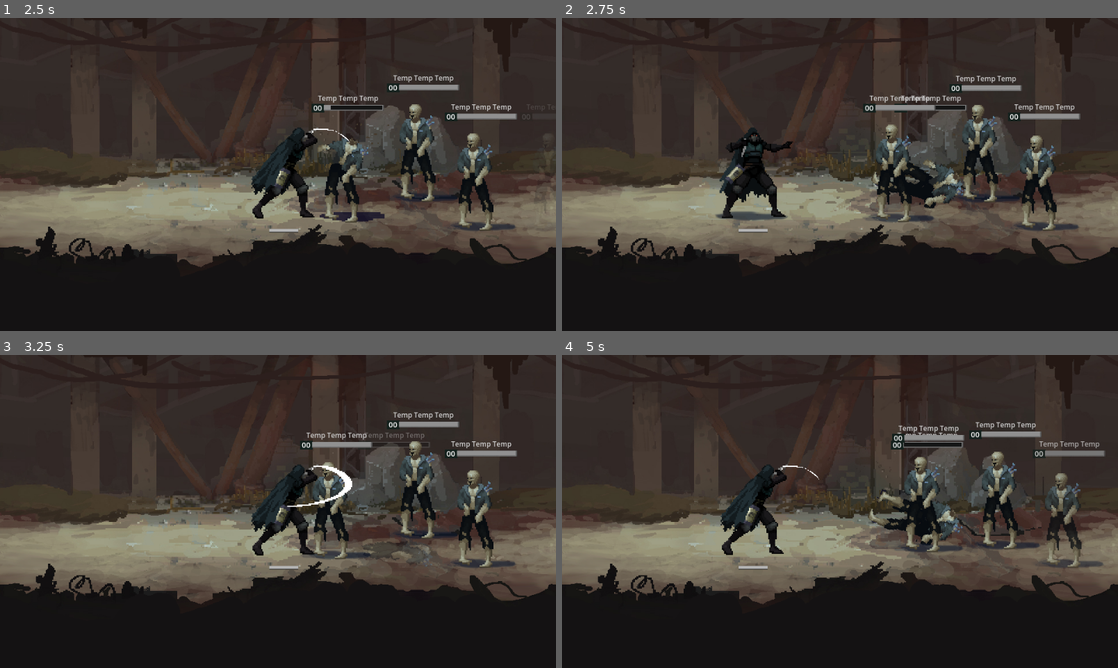
Above: before the commit, frames 1-4 (two rows, left to right).
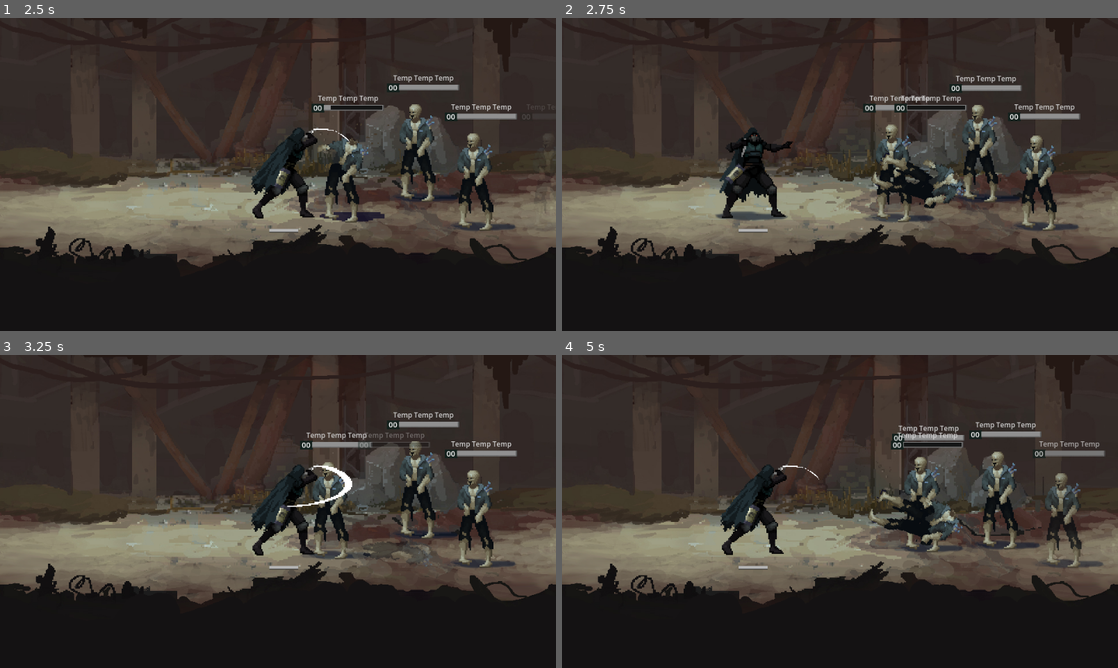
Above: after the commit, the same moments.

Repository: lynxLoad/biosplit
Game: Godot game, scene res://game/arena/arena.tscn
The game is run twice, just before and just after one commit, with the same random seed, the same clock (stepped at 60 frames per second) and the same inputs.
Inputs:
- Up to frame 1 (2.5 s): hold Space (attack) 0.53-1.28 s; tap Space (attack) at 1.35 s; hold Space (attack) from 2.03 s (still down)
- Up to frame 2 (2.75 s): keep holding Space (attack)
- Up to frame 3 (3.25 s): release Space (attack) at 2.78 s; tap Space (attack) at 2.85 s
- Up to frame 4 (5 s): hold Space (attack) 3.53-4.28 s; tap Space (attack) at 4.35 s

Frame 1 is identical in both runs. In frame 2, 0.3% of the frame differs, in the area x 56-76%, y 27-57%; in frame 3, less than 0.1%; in frame 4, 0.2%.

Commit message:
battle z-priority management

Diff:
--- a/game/arena/battle_manager.tscn
+++ b/game/arena/battle_manager.tscn
@@ -28,6 +28,15 @@
 ## Всего врагов за волну. Первые enemy_spawns.size() — на поле, остальные в очереди.
 @export var total_enemies: int = 6
 
+## Приоритеты отрисовки врагов.
+## Лидер (первый в массиве) всегда выше остальных,
+## а умирающий лидер — ещё выше, чтобы death-анимация не уходила за спины.
+## Атакующий поднимается над всеми через CharacterBase.z_attack_priority
+## (см. _apply_z_order — он пропускает атакующего).
+@export var z_first_enemy: int = 10
+@export var z_other_enemy: int = 0
+@export var z_dying_first: int = 100
+
 @onready var arena: Node2D = get_parent()
 
 var player: Player
@@ -57,12 +66,19 @@
 	# Массив — ссылка, player.enemies и enemies всегда синхронны
 	player.enemies = enemies
 
+	# Лидер (индекс 0) — поверх остальных врагов.
+	_apply_z_order()
+
 func _spawn_enemy_at(pos: Vector2, fade_in: bool) -> CharacterBase:
 	var e := enemy_scene.instantiate() as CharacterBase
 	arena.add_child(e)
 	e.global_position = pos
 	e.reset_idle_point()
 	e.died.connect(_on_enemy_died.bind(e))
+	# После окончания атаки (или движения) врага — пересчитываем z.
+	# Это нужно, потому что во время атаки зомби был поднят над всеми,
+	# а за время атаки лидерство могло смениться.
+	e.turn_finished.connect(_apply_z_order)
 	_spawned_count += 1
 	if fade_in:
 		_start_fade_in(e)
@@ -83,10 +99,29 @@
 func _has_queued_enemy() -> bool:
 	return _spawned_count < total_enemies
 
+## Расставляет z_index по массиву: лидер (индекс 0) — выше всех,
+## остальные — на базовом уровне.
+## Атакующий пропускается: у него z уже поднят до z_attack_priority,
+## и мы не должны его перебивать во время reflow.
+func _apply_z_order() -> void:
+	for i in enemies.size():
+		var e := enemies[i]
+		if not is_instance_valid(e):
+			continue
+		if e.is_attacking():
+			continue
+		e.set_z_priority(z_first_enemy if i == 0 else z_other_enemy)
+
 func _on_enemy_died(enemy: CharacterBase) -> void:
 	var idx := enemies.find(enemy)
 	if idx == -1:
 		return
+
+	# Если умирает лидер — поднимаем его над всеми, чтобы анимация смерти
+	# (knockback/fade) не ушла за спины выживших и нового лидера.
+	if idx == 0:
+		enemy.set_z_priority(z_dying_first)
+
 	enemies.remove_at(idx)
 
 	# Есть враг в очереди — спавним за экраном (Y выровнен по последнему слоту)
@@ -116,6 +151,9 @@
 			continue
 		e.idle_point = enemy_spawns[i]
 		e.move_to_idle_point(reflow_duration)
+
+	# После сдвига лидер мог смениться — пересчитываем z-приоритеты.
+	_apply_z_order()
 "
 
 [node name="BattleManager" type="Node" unique_id=429190078]
--- a/game/characters/character_base.gd
+++ b/game/characters/character_base.gd
@@ -41,6 +41,10 @@
 @export var death_fade_duration: float = 0.5
 @export var death_fade_delay: float = 0.0
 
+## Приоритет отрисовки во время собственной атаки.
+## Атакующий всегда выше всех остальных (и живых, и умирающих).
+@export var z_attack_priority: int = 1000
+
 @onready var animated_sprite: AnimatedSprite2D = $AnimatedSprite2D
 @onready var health_bar: HealthBar = $HealthBar
 
@@ -50,6 +54,9 @@
 
 var _is_dead: bool = false
 var _is_busy: bool = false
+var _is_attacking: bool = false
+var _z_before_attack: int = 0
+
 var _active_tween: Tween
 var _hit_shake_tween: Tween
 var _flash_tween: Tween
@@ -84,6 +91,20 @@
 	return _is_dead
 
 
+## Атакующий ли персонаж прямо сейчас (подлёт + анимация атаки).
+## Спавнер использует этот флаг, чтобы не перебивать z атакующего
+## во время reflow.
+func is_attacking() -> bool:
+	return _is_attacking
+
+
+## Задаёт приоритет отрисовки всего узла (спрайт + health bar).
+## z_index перебивает y-sort, поэтому лидер останется сверху
+## даже во время knockback/fade при смерти.
+func set_z_priority(priority: int) -> void:
+	z_index = priority
+
+
 # ── public ──
 
 func attack(enemy: CharacterBase) -> void:
@@ -91,6 +112,11 @@
 		return
 	_is_busy = true
 	target = enemy
+
+	# Поднимаемся над всеми на время своей атаки.
+	_is_attacking = true
+	_z_before_attack = z_index
+	z_index = z_attack_priority
 
 	var start := global_position
 	var dir := start - enemy.global_position
@@ -137,6 +163,12 @@
 	await _wait_tween(_active_tween)
 	if _is_dead:
 		return
+
+	# Возвращаем нормальный z. Если за время атаки лидерство сменилось,
+	# спавнер сразу после turn_finished пересчитает z через reflow
+	# (см. подписку turn_finished -> _apply_z_order в спавнере).
+	_is_attacking = false
+	z_index = _z_before_attack
 
 	_is_busy = false
 	_play_anim(ANIM_IDLE)
